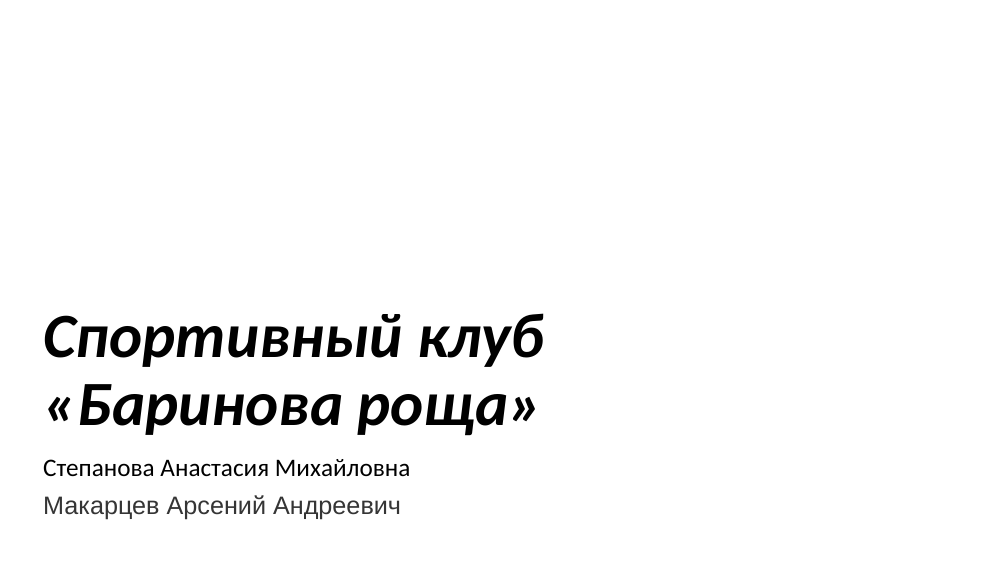
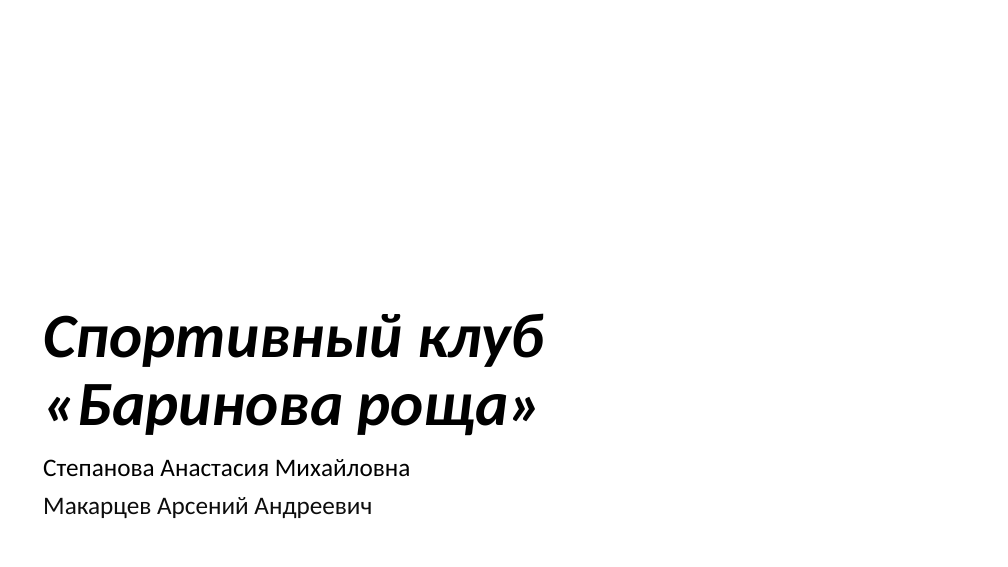
Before and after one commit to FerrariReci/barinova_rosha_pro, a slide deck: slide 1 of Презентация.pptx. Drawn at 1008x567 pixels with LibreOffice and Linux fonts; fonts in the diff are those of the drawing; background and template pictures are left out. Boxes give left, top, right and bottom in pixels: in the first picture for what was removed or moved away, otherwise in the second. Text is boxed around its words. In the diff, an @@ line names an element or a change of style, - is before the commit and + after.

```diff
--- a/Презентация.pptx
+++ b/Презентация.pptx
@@ subtitle at box(43, 497, 372, 518): font Arial to Calibri, text colour #353535 to #0D0D0D in "Макарцев Арсений Андреевич" @@
```
Also in this commit, not shown: 4 other slides changed.
